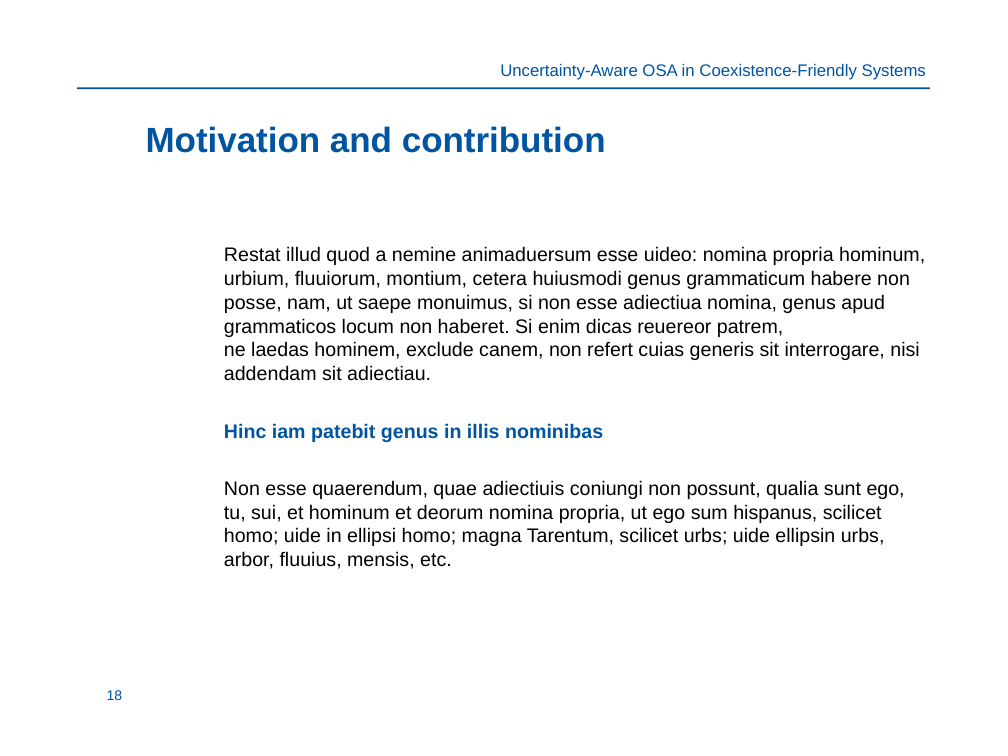
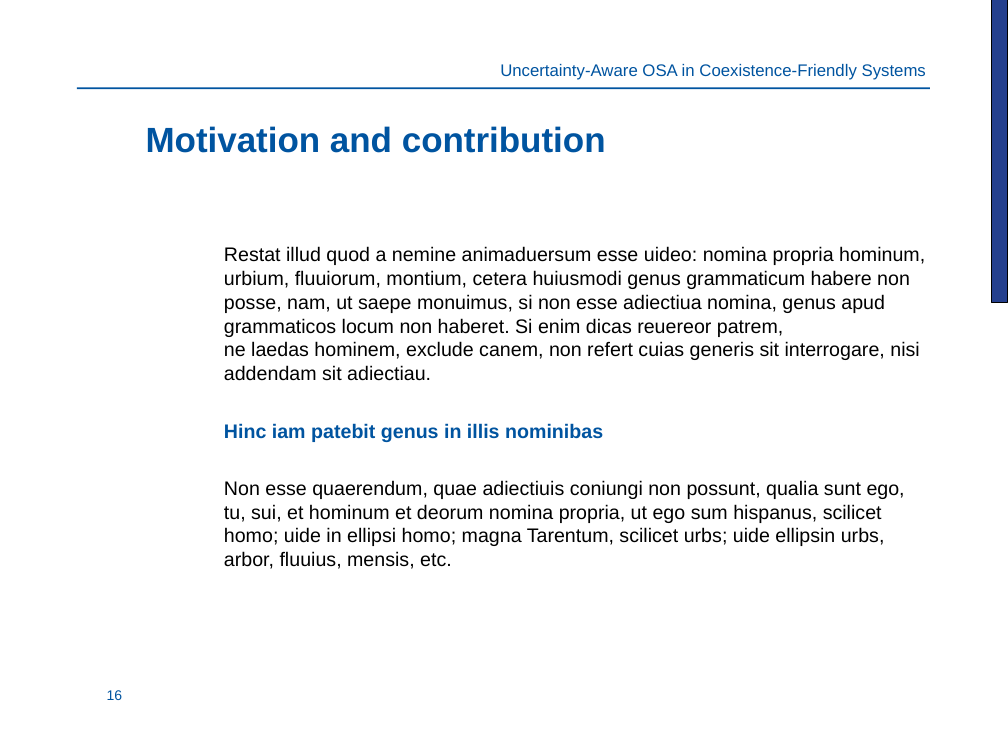
Before and after one commit to Mario-LopezTelecom/phdTesis, a slide deck: slide 16 of presentation/UPCT.ppt (slide 18 before the commit). Drawn at 1008x756 pixels with LibreOffice and Linux fonts; fonts in the diff are those of the drawing; background and template pictures are left out. Boxes give left, top, right and bottom in pixels: in the first picture for what was removed or moved away, otherwise in the second. Text is boxed around its words. In the diff, an @@ line names an element or a change of style, - is before the commit and + after.

```diff
--- a/presentation/UPCT.ppt
+++ b/presentation/UPCT.ppt
@@ rectangle added at <box>991,0,1008,302</box>, fill #25408E, outline #000000 0.74 pt @@
@@ page number at <box>107,690,123,700</box>: text changed @@
-18
+16
```
Also in this commit, not shown: 20 other slides changed, 19 slides added, 5 other files.
